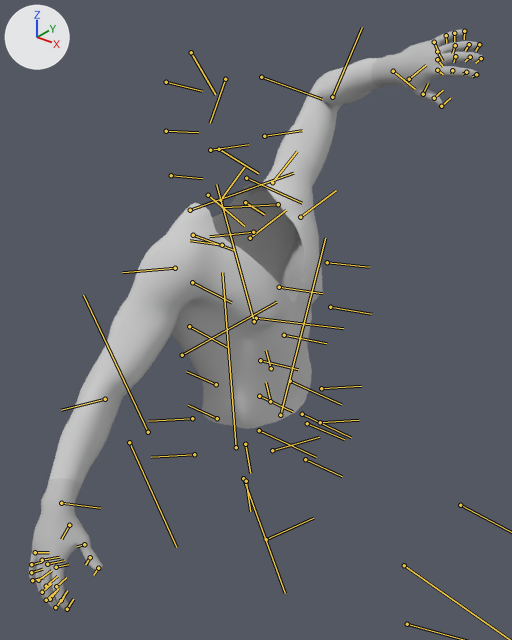
What one commit did to the FBX model Character/Skin/Fbx/Skin_Male_Body_0.fbx.
The view is the same before and after, from a camera (50 mm lens) standing at (0.907, -1.148, 1.982) and looking at (0.048, -0.074, 1.316). The lights are fixed; the arrows at upper left show +X, +Y and +Z. Both versions are drawn at frame 31 of the action 'Take 001'; the numbers are the values there. The bones that bend it are drawn over the model as lines.

Objects in the first picture: 'Male_Body_0', 'Male_Hand_0'.
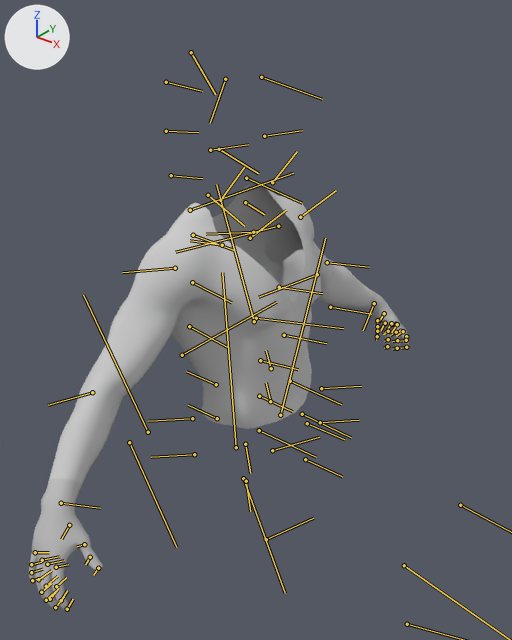
What differs and where, as boxes [x1, y1, x2, y2] in the pictures (512 x 640 px):
'Male_Body_0', posed (30% shorter)
    before: [49, 58, 380, 484]
    after: [49, 184, 373, 484]
'Male_Hand_0', posed (16% narrower, 45% shorter)
    before: [29, 29, 483, 611]
    after: [29, 292, 409, 611]
bone 'Bip001 L Clavicle', root to tip
    before: (253, 232) to (209, 236)
    after: (253, 232) to (206, 234)
bone 'Bip001 L UpperArm', root to tip
    before: (278, 204) to (223, 207)
    after: (278, 226) to (175, 252)
bone 'Bip001 L Forearm', root to tip
    before: (332, 97) to (362, 27)
    after: (317, 274) to (258, 297)

What the commit changed:
Bone 'Bip001 L Clavicle' (bone_bip001_l_clavicle) turns from (-3, -24, -5) to (0, 0, 0) degrees about its own x, y and z.
Bone 'Bip001 L UpperArm' (bone_bip001_l_upperarm) turns from (27, -54, -47) to (0, 0, 0) degrees about its own x, y and z.
Bone 'Bip001 L Forearm' (bone_bip001_l_forearm) turns from (0, 0, -68) to (0, 0, 0) degrees about its own x, y and z.
